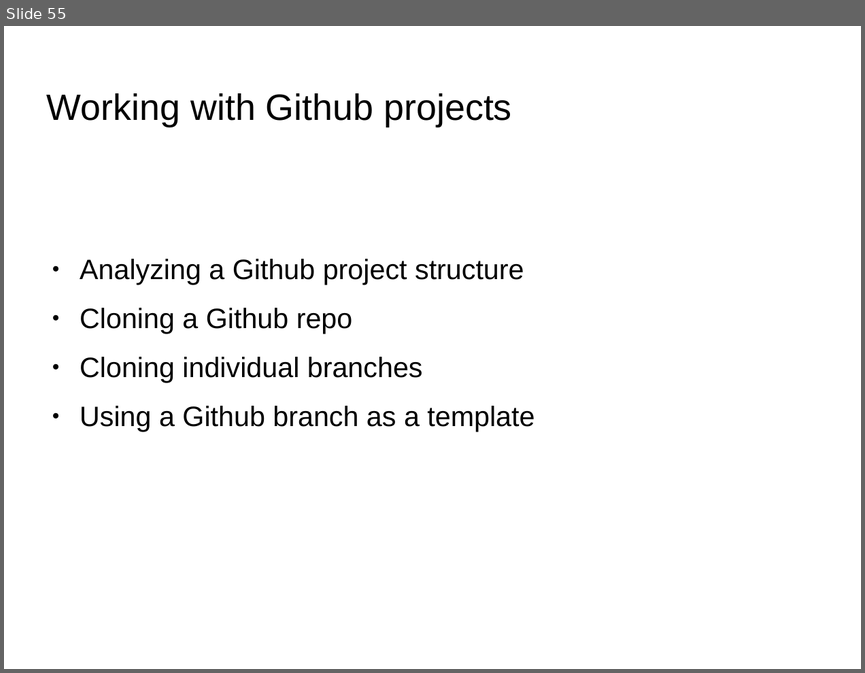
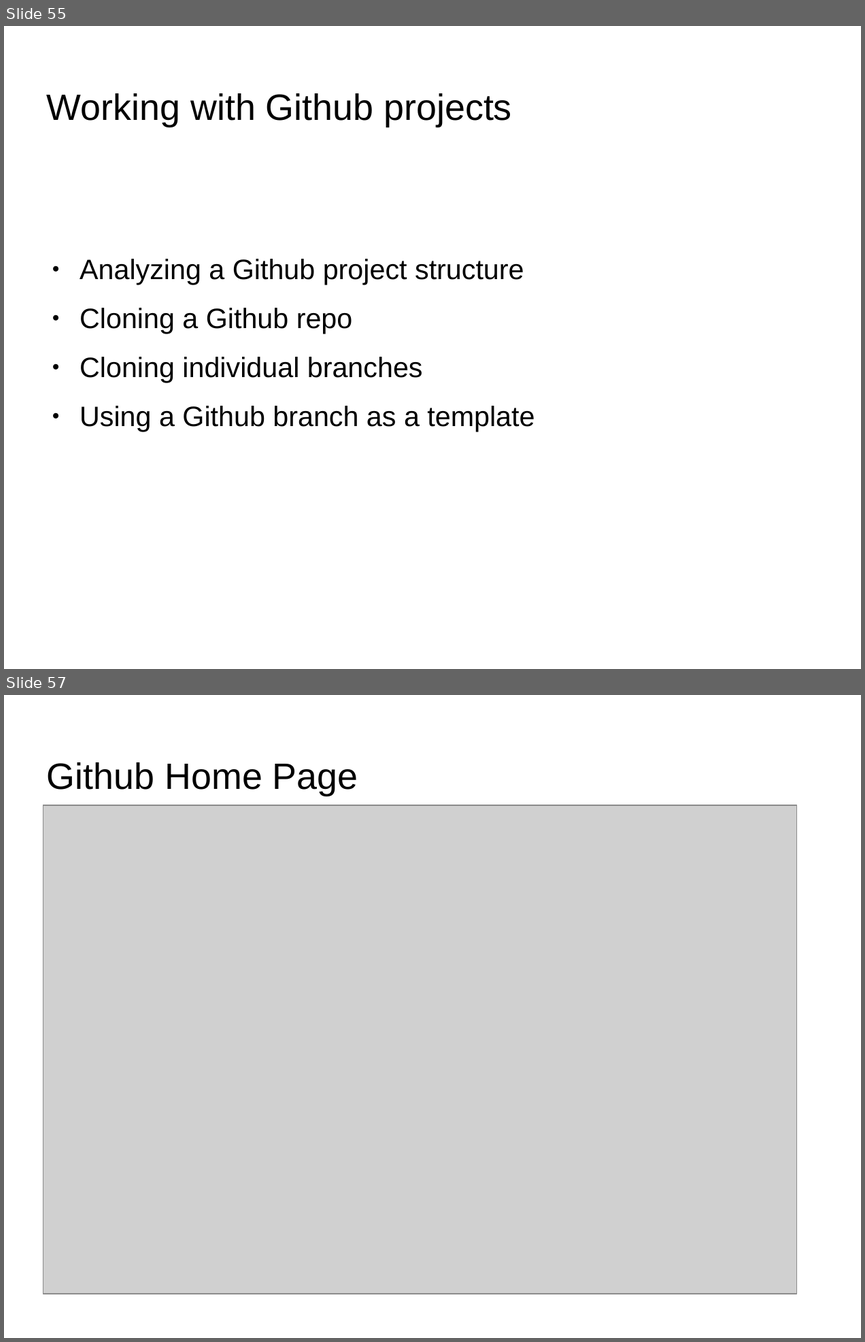
Before and after one commit to anumsh/Learning-Git-and-Github, a slide deck: git_and_GitHub.odp. Shown one above the other, each under a label of ours: slide 55 before the commit, slides 55 and 57 after it; the slides between them are not shown. The pictures are 865x673 and 865x1342 pixels, drawn with LibreOffice and Linux fonts; fonts in the diff are those of the drawing; grey boxes stand for pictures; background and template pictures are left out. Boxes give left, top, right and bottom in pixels: in the first picture for what was removed or moved away, otherwise in the second. Text is boxed around its words. In the diff, an @@ line names an element or a change of style, - is before the commit and + after.

Commit message:
feat: Working on existing projects in github concepts

```diff
--- a/git_and_GitHub.odp
+++ b/git_and_GitHub.odp
@@ slide 57 added at box(4, 695, 861, 1338), background picture (left out) @@
@@ title added at box(47, 762, 358, 796), 33.9 pt, text #000000 @@
+Github Home Page
@@ picture added at box(43, 805, 797, 1293) @@
```
Also in this commit, not shown: 7 other slides added, 8 other files.
